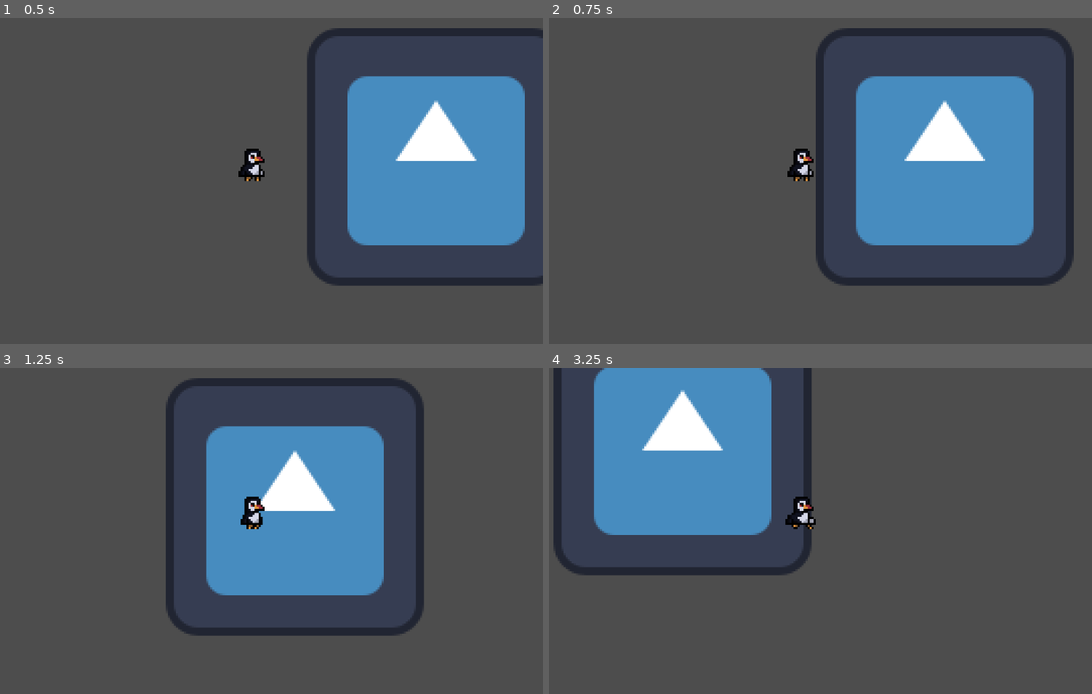
Above: before the commit, frames 1-4 (two rows, left to right).
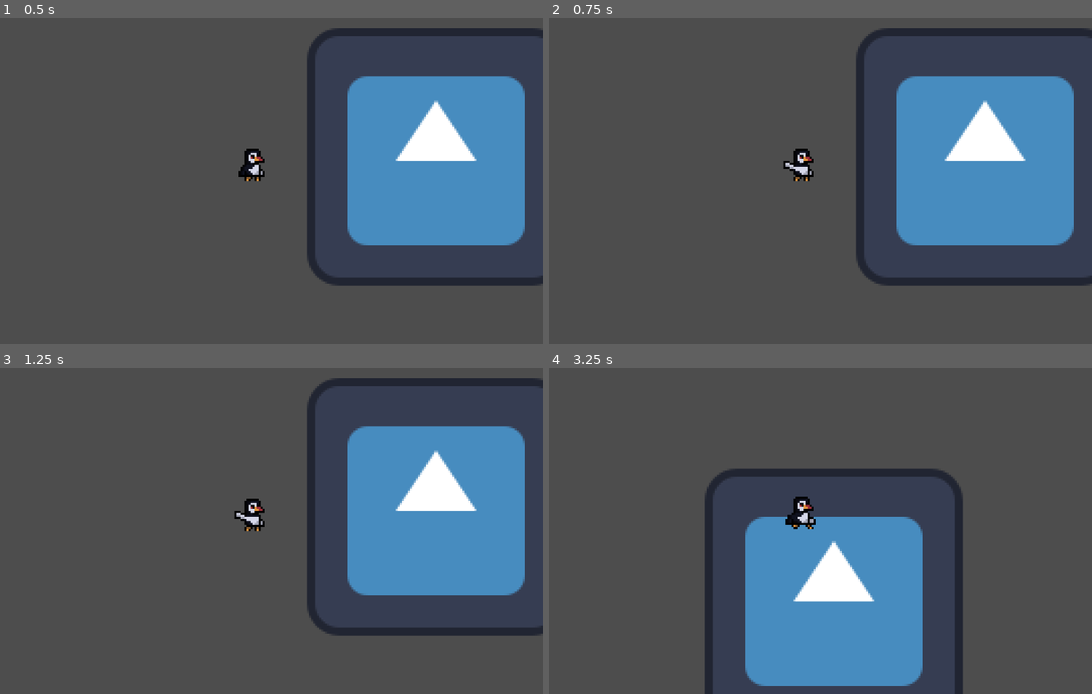
Above: after the commit, the same moments.

Repository: Dwelf/puffin-fisher
Game: Godot game, scene res://test.tscn
Two runs of this game, one before a commit and one after it. Both use one fixed random seed, a clock stepped at 60 frames per second and the inputs below. The engine's default icon, where the game draws it, is replaced by a stand-in: a white triangle on a blue panel in a dark square.
Inputs (mouse positions are in pixels of both pictures, inside the frame that each line leads up to):
- Up to frame 1 (0.5 s): no input
- Up to frame 2 (0.75 s): move the mouse to (929, 164) at 0.52 s; press the mouse at (929, 164) at 0.53 s; hold D (right) from 0.53 s (still down)
- Up to frame 3 (1.25 s): keep holding D (right)
- Up to frame 4 (3.25 s): move the mouse to (684, 547) at 1.27 s; release D (right) at 1.28 s; release the mouse at (684, 547) at 1.28 s; hold S (down) 1.28-2.03 s; click (684, 547) at 1.35 s; move the mouse to (858, 459) at 2.02 s; press the mouse at (858, 459) at 2.03 s; hold D (right) 2.03-2.78 s; move the mouse to (771, 596) at 2.77 s; release the mouse at (771, 596) at 2.78 s; hold W (up) from 2.78 s (still down); click (771, 596) at 2.85 s

Frame 1 is identical in both runs. In frame 2, 13% of the frame differs, in the area x 43-100%, y 3-83%; in frame 3, 32%; in frame 4, 38%, in the area x 0-77%, y 0-100%.

Commit message:
Added fishing and casting animation with placeholder logic

Diff:
--- a/Scenes/player.tscn
+++ b/Scenes/player.tscn
@@ -119,9 +119,12 @@
 [node name="AnimatedSprite2D" type="AnimatedSprite2D" parent="."]
 position = Vector2(0, -8)
 sprite_frames = SubResource("SpriteFrames_e7lrk")
-animation = &"Run"
+animation = &"Fishing"
 
 [node name="CollisionShape2D" type="CollisionShape2D" parent="."]
 position = Vector2(0, -1)
 rotation = 1.5708
 shape = SubResource("CapsuleShape2D_or8rp")
+
+[node name="Timer" type="Timer" parent="."]
+one_shot = true
--- a/Scripts/player.gd
+++ b/Scripts/player.gd
@@ -3,8 +3,11 @@
 @export var move_speed : float = 100
 @export var starting_direction : Vector2 = Vector2(0,1)
 
+@onready var animated_sprite = $AnimatedSprite2D
+@onready var cast_timer = $Timer
 
-@onready var animated_sprite = $AnimatedSprite2D
+var casting = false
+var fishing = false
 
 func _ready():
 	animated_sprite.play("Idle")
@@ -12,32 +15,60 @@
 
 func _physics_process(_delta):
 
+	# get user input for movement
 	var input_direction = Vector2(
 		Input.get_action_strength("right") - Input.get_action_strength("left"),
 		Input.get_action_strength("down") - Input.get_action_strength("up")
 	)
+
+
+	# CASTING LOGIC
+	var cast = Input.get_action_strength("cast")
+
+	if cast > 0 and cast_timer.is_stopped() and !casting and !fishing:
+		casting = true
+		cast_timer.start()     #when pressing cast, the casting animation plays for 1 second before moving to the fishing animation
+	elif cast > 0 and fishing:
+		fishing = false
+		cast_timer.start()     #when coming out of fishing animation, you cannot cas
+
+	if casting and cast_timer.is_stopped():
+		casting = false
+		fishing = true
+
 
 	update_animation_parameters(input_direction)
 
 
 	velocity = input_direction.normalized() * move_speed
 
-	move_and_slide()
+	if !casting and !fishing:  #cannot move while fishing or casting
+		move_and_slide()
 
 	pick_new_state()
 
 
 
 func update_animation_parameters(move_input : Vector2):
-	if(move_input[0] < 0):
-		animated_sprite.scale.x = -1
-	elif(move_input[0] > 0):
-		animated_sprite.scale.x = 1
+	# cannot change direction while fishing or casting
+	if !casting and !fishing:
+
+		#flips sprite left or right based on input direction
+		if(move_input[0] < 0):
+			animated_sprite.scale.x = -1
+		elif(move_input[0] > 0):
+			animated_sprite.scale.x = 1
 
 
+# picks the animation state based on certain circumstances
 func pick_new_state():
-	if(velocity != Vector2.ZERO):
-		animated_sprite.play("Run")
+	if !fishing and !casting:
+		if(velocity != Vector2.ZERO):
+			animated_sprite.play("Run")
 
-	else:
-		animated_sprite.play("Idle")
+		else:
+			animated_sprite.play("Idle")
+	elif casting:
+		animated_sprite.play("Casting")
+	elif fishing:
+		animated_sprite.play("Fishing")
--- a/project.godot
+++ b/project.godot
@@ -41,6 +41,11 @@
 , Object(InputEventKey,"resource_local_to_scene":false,"resource_name":"","device":-1,"window_id":0,"alt_pressed":false,"shift_pressed":false,"ctrl_pressed":false,"meta_pressed":false,"pressed":false,"keycode":0,"physical_keycode":4194320,"key_label":0,"unicode":0,"echo":false,"script":null)
 ]
 }
+cast={
+"deadzone": 0.5,
+"events": [Object(InputEventMouseButton,"resource_local_to_scene":false,"resource_name":"","device":-1,"window_id":0,"alt_pressed":false,"shift_pressed":false,"ctrl_pressed":false,"meta_pressed":false,"button_mask":1,"position":Vector2(155, 23),"global_position":Vector2(159, 66),"factor":1.0,"button_index":1,"canceled":false,"pressed":true,"double_click":false,"script":null)
+]
+}
 
 [rendering]
 
